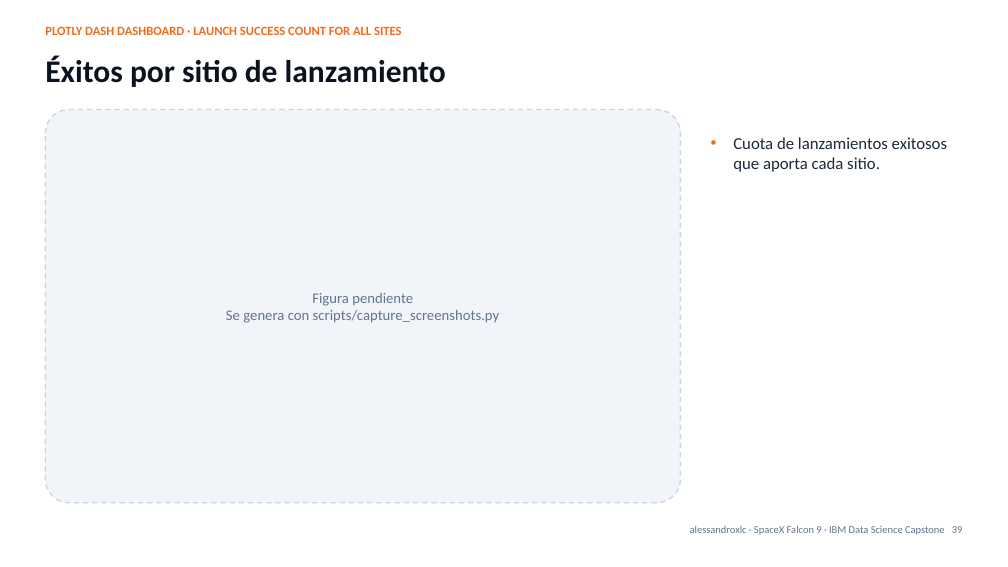
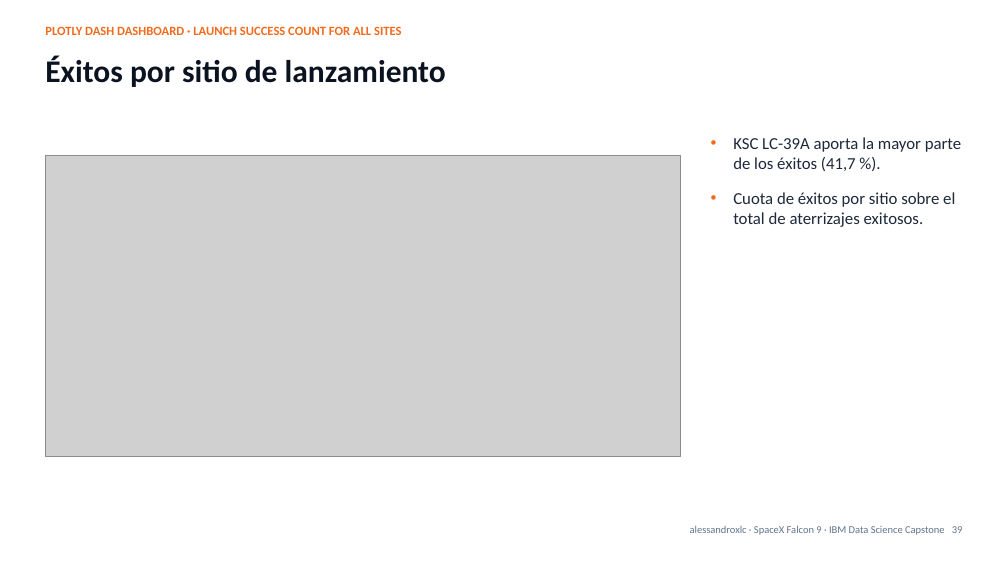
Before and after one commit to alessandroxlc/spacex-falcon9-capstone, a slide deck: slide 39 of presentation/SpaceX_Falcon9_Capstone.pptx. Drawn at 1008x567 pixels with LibreOffice and Linux fonts; fonts in the diff are those of the drawing; grey boxes stand for pictures. Boxes give left, top, right and bottom in pixels: in the first picture for what was removed or moved away, otherwise in the second. Text is boxed around its words. In the diff, an @@ line names an element or a change of style, - is before the commit and + after.

```diff
--- a/presentation/SpaceX_Falcon9_Capstone.pptx
+++ b/presentation/SpaceX_Falcon9_Capstone.pptx
@@ rounded rectangle removed at (45, 110, 681, 503) @@
@@ text at (733, 137, 961, 227): text changed @@
-• Cuota de lanzamientos exitosos que aporta cada sitio.
+• KSC LC-39A aporta la mayor parte de los éxitos (41,7 %).
+• Cuota de éxitos por sitio sobre el total de aterrizajes exitosos.
@@ picture added at (45, 156, 681, 457) @@
@@ text removed at (226, 293, 500, 323) @@
-Figura pendiente
-Se genera con scripts/capture_screenshots.py
```
Also in this commit, not shown: 28 other slides changed, 45 other files.
